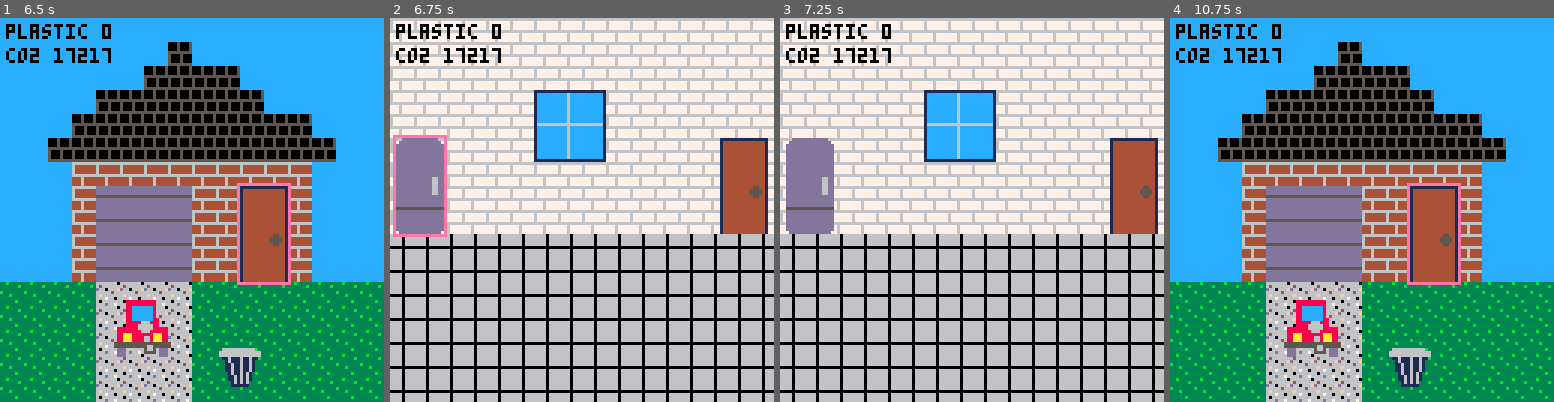
Above: before the commit, frames 1-4 (left to right).
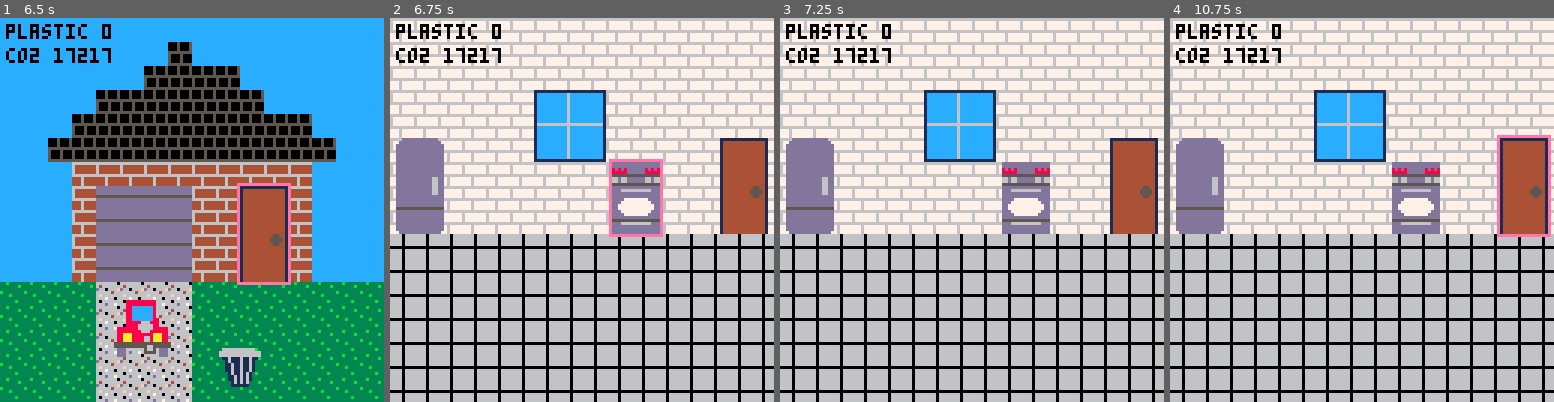
Above: after the commit, the same moments.

Repository: EmilyRagan/senior-project
Game: PICO-8 cartridge carts/home.p8
Two runs of this game, one before a commit and one after it. Both use one fixed random seed, a clock stepped at 60 frames per second and the inputs below.
Inputs:
- Up to frame 1 (6.5 s): tap O (Z key) at 0.33, 0.7, 1.43, 2.22, 3.1, 3.98, 4.87, 5.75 s; tap X (X key) at 1.07, 2.07, 2.4, 2.73, 3.07, 3.4, 3.73, 4.07, 4.4, 4.73, 5.07, 5.4, 5.73, 6.07, 6.4 s; hold Left 1.97-2.37 s; hold Down 2.42-2.82 s; hold Right 2.87-3.53 s; hold Up 3.58-4.08 s; hold Right 4.13-4.53 s; hold Down 4.58-5.08 s; hold Left 5.13-5.8 s; hold Up 5.85-6.18 s; hold Left from 6.23 s (still down)
- Up to frame 2 (6.75 s): release Left at 6.63 s; tap O (Z key) at 6.63 s; hold Down from 6.68 s (still down); tap X (X key) at 6.73 s
- Up to frame 3 (7.25 s): tap X (X key) at 7.07 s; release Down at 7.08 s; hold Right from 7.13 s (still down)
- Up to frame 4 (10.75 s): tap X (X key) every 0.33 s from 7.4 to 10.73 s; tap O (Z key) every 0.88 s from 7.52 to 10.17 s; release Right at 7.8 s; hold Up 7.85-8.35 s; hold Right 8.4-8.8 s; hold Down 8.85-9.35 s; hold Left 9.4-10.07 s; hold Up 10.12-10.45 s; hold Left from 10.5 s (still down)

Frame 1 is identical in both runs. In frame 2, 3.2% of the frame differs, in the area x 0-72%, y 30-58%; in frame 3, 2.0%; in frame 4, 92%, in the area x 0-100%, y 0-100%.

Commit message:
add gas vs electric range

Diff:
--- a/carts/home.p8
+++ b/carts/home.p8
@@ -152,6 +152,28 @@
         sprite_width = 2,
         x = 110,
         y = 40
+      }
+    }
+  },
+  {
+    -- range
+    current = 1,
+    options = {
+      {
+        -- gas range
+        sprite_start = 90,
+        sprite_height = 3,
+        sprite_width = 2,
+        x = 74,
+        y = 48
+      },
+      {
+        -- electric range
+        sprite_start = 92,
+        sprite_height = 3,
+        sprite_width = 2,
+        x = 74,
+        y = 48
       }
     }
   },
Not shown, changed: 45 lines of the sprite sheet (__gfx__) section of carts/home.p8
